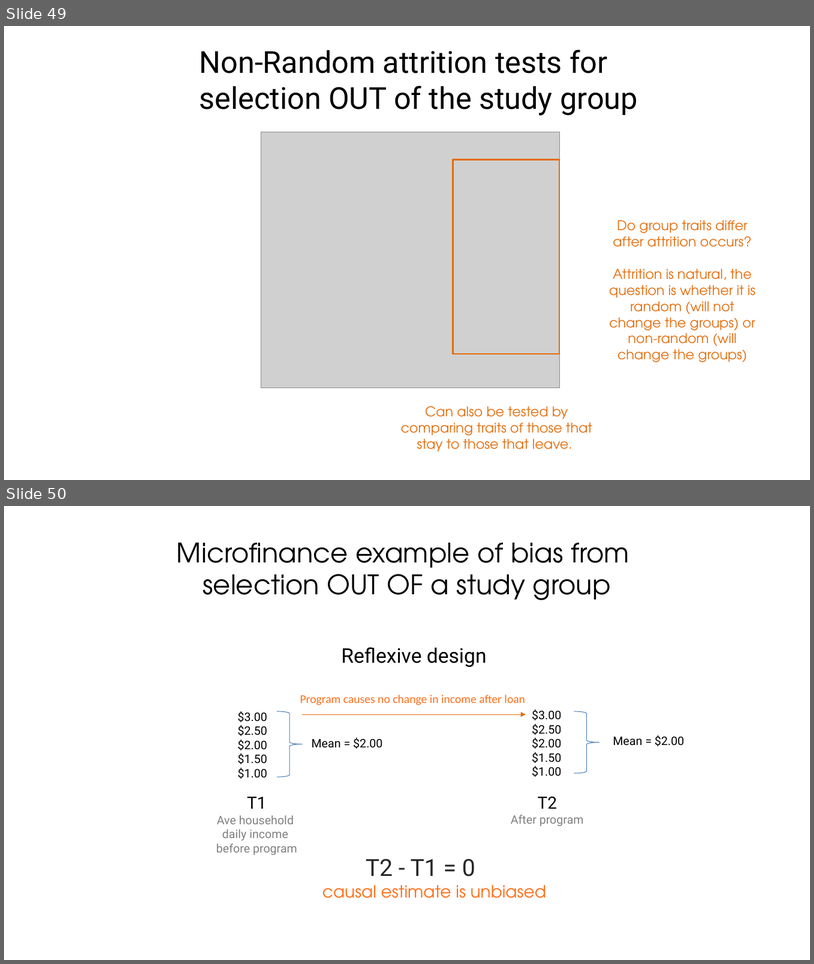
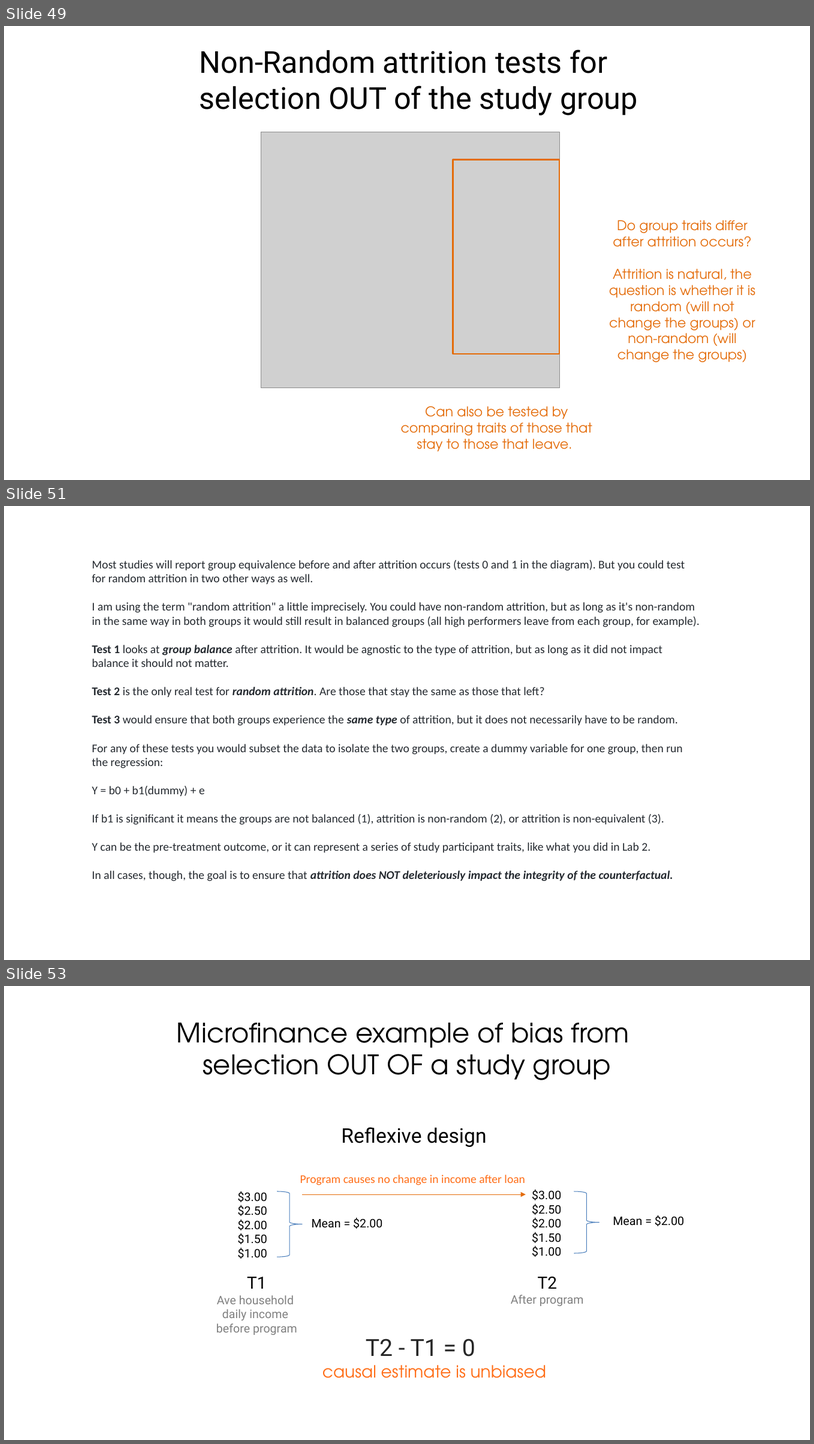
Before and after one commit to Watts-College/cpp-524-fall-2021, a slide deck: lectures/p-02-tests-for-cf-validity.pptx. Shown one above the other, each under a label of ours: slides 49 and 50 before the commit, slides 49, 51 and 53 after it; the slides between them are not shown. The pictures are 814x964 and 814x1444 pixels, drawn with LibreOffice and Linux fonts; fonts in the diff are those of the drawing; grey boxes stand for pictures. Boxes give left, top, right and bottom in pixels: in the first picture for what was removed or moved away, otherwise in the second. Text is boxed around its words. In the diff, an @@ line names an element or a change of style, - is before the commit and + after.

```diff
--- a/lectures/p-02-tests-for-cf-validity.pptx
+++ b/lectures/p-02-tests-for-cf-validity.pptx
@@ slide 51 added at <box>4,506,810,960</box>, background #FFFFFF @@
@@ text added at <box>92,560,700,881</box>, 14 pt, text #24292F @@
+Most studies will report group equivalence before and after attrition occurs (tests 0 and 1 in the diagram). But you could test for random attrition in two other ways as well.
+I am using the term "random attrition" a little imprecisely. You could have non-random attrition, but as long as it's non-random in the same way in both groups it would still result in balanced groups (all high performers leave from each group, for example).
+Test 1 looks at group balance after attrition. It would be agnostic to the type of attrition, but as long as it did not impact balance it should not matter.
+Test 2 is the only real test for random attrition. Are those that stay the same as those that left?
+Test 3 would ensure that both groups experience the same type of attrition, but it does not necessarily have to be random.
+For any of these tests you would subset the data to isolate the two groups, create a dummy variable for one group, then run the regression:
+Y = b0 + b1(dummy) + e
+If b1 is significant it means the groups are not balanced (1), attrition is non-random (2), or attrition is non-equivalent (3).
+Y can be the pre-treatment outcome, or it can represent a series of study participant traits, like what you did in Lab 2.
+In all cases, though, the goal is to ensure that attrition does NOT deleteriously impact the integrity of the counterfactual.
@@ what was slide 50 is now slide 53 @@
```
Also in this commit, not shown: 2 other slides added, 6 other files.
